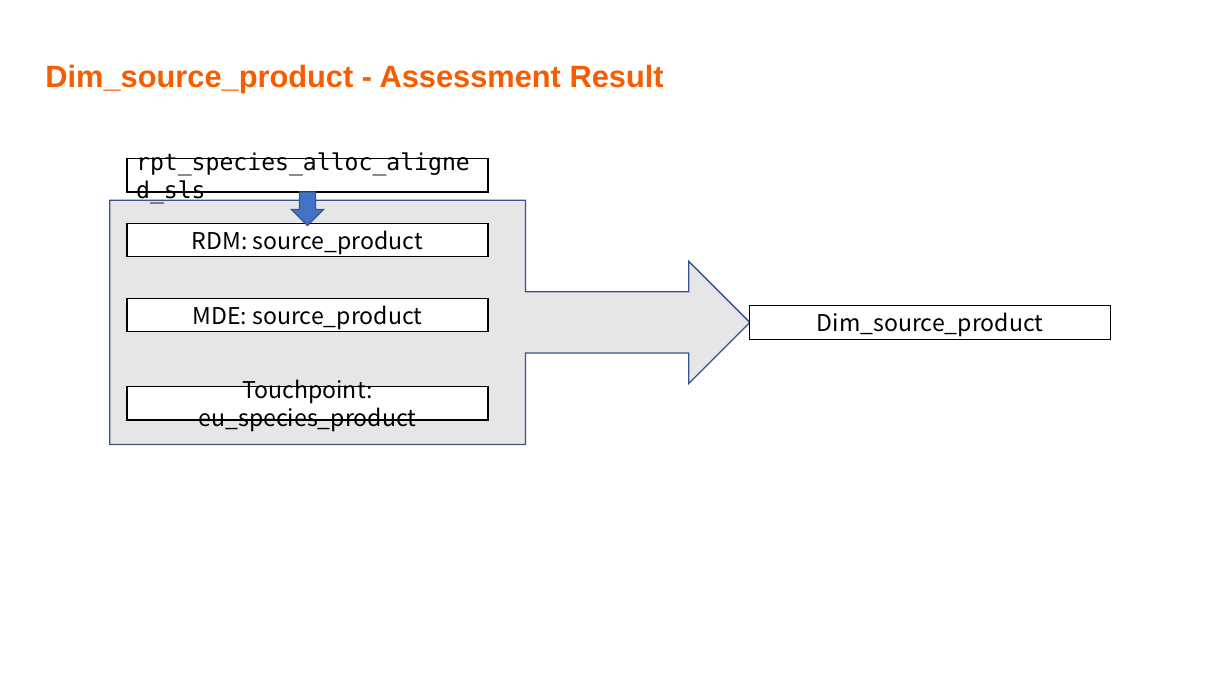
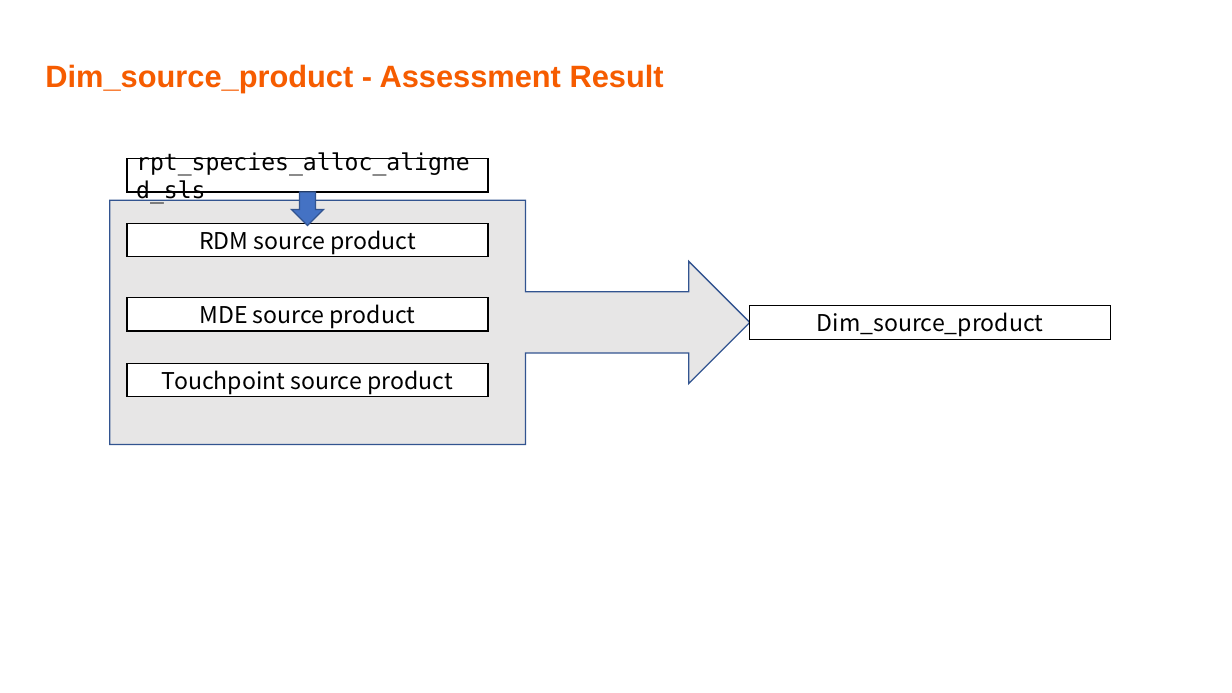
Before and after one commit to Ben202309141505/Documents, a slide deck: slide 30 of NGSE docs/NGSE China - Data Readiness Report_20231226_V0.1.pptx (slide 29 before the commit). Drawn at 1232x693 pixels with LibreOffice and Linux fonts; fonts in the diff are those of the drawing; background and template pictures are left out. Boxes give left, top, right and bottom in pixels: in the first picture for what was removed or moved away, otherwise in the second. Text is boxed around its words. In the diff, an @@ line names an element or a change of style, - is before the commit and + after.

```diff
--- a/NGSE docs/NGSE China - Data Readiness Report_20231226_V0.1.pptx
+++ b/NGSE docs/NGSE China - Data Readiness Report_20231226_V0.1.pptx
@@ text in rectangle at bbox=[199, 225, 416, 254]: text changed @@
-RDM: source_product
+RDM source product
@@ text in rectangle at bbox=[200, 304, 416, 329]: text changed @@
-MDE: source_product
+MDE source product
@@ rectangle "Touchpoint source product": place and size @@
-rectangle "Touchpoint source product" at bbox=[127, 386, 488, 420]
+rectangle "Touchpoint source product" at bbox=[127, 363, 488, 396]
@@ text in rectangle at bbox=[162, 370, 453, 395]: text changed @@
-Touchpoint: eu_species_product
+Touchpoint source product
```
Also in this commit, not shown: 7 other slides changed, 1 slide added.
